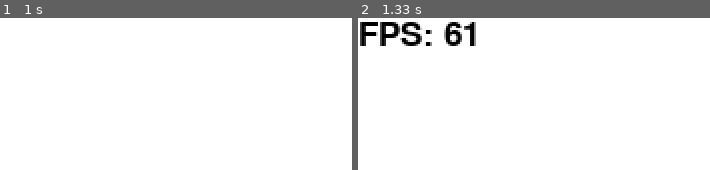
Above: before the commit, frames 1-2 (left to right).
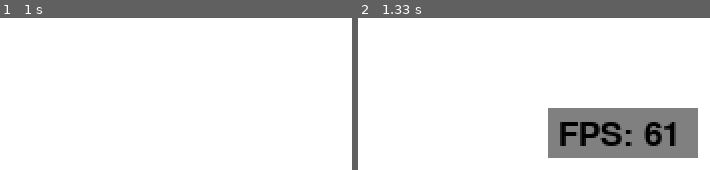
Above: after the commit, the same moments.

Repository: gentoomen/Pygame
Game: pygame game, started from PyweekContribution.py
The game is run twice, just before and just after one commit, with the same random seed, the same clock (stepped at 60 frames per second) and the same inputs. The source is Python 2; it was converted automatically to run under Python 3.
Inputs:
- Up to frame 1 (1 s): no input
- Up to frame 2 (1.33 s): no input

Frame 1 is identical in both runs. In frame 2, 17% of the frame differs, in the area x 0-97%, y 2-93%.

Commit message:
Fix FPSCounter class.

Diff:
--- a/PyweekContribution.py
+++ b/PyweekContribution.py
@@ -19,8 +19,9 @@
                 self.running = False
     def update_draw(self):
         # self.cls() # cls
-        # self.screen.blit(derp, (x, y))
-        pygame.display.flip() # draw stuff
+        # self.screen.blit(derp, (x, y)) # draw stuff
+
+        pygame.display.flip()
     def update_clock(self):
         self.clock.tick(self.fps)
 
@@ -31,7 +32,7 @@
     game.cls()
 
     while game.running:
-        fpscounter.update_draw(50, 50)
+        fpscounter.update_draw(100, 50)
         game.update_draw()
         game.update_clock()
         game.update_input()
--- a/stuff/FPSCounter.py
+++ b/stuff/FPSCounter.py
@@ -6,15 +6,18 @@
     def __init__(self, game):
         self.current = 0
         self.game = game
-        self.font = pygame.font.Font(None, 25)
+        self.font_size = 25
+        self.font = pygame.font.Font(None, self.font_size)
         self.last_time = time.time()
     def update_draw(self, x, y):
     	if not time.time() - self.last_time > 1:
         	return
-    	self.game.cls()
+        pygame.draw.rect(self.game.screen, (128, 128, 128), (x - 5, y - 5, ((len("FPS: " + str(self.current))) / 2 * self.font_size), self.font_size)) # not the best way to to this, I know...
         self.last_time = time.time()
         text = self.font.render('FPS: %d' % (self.current), True, (0, 0, 0))
         textrect = text.get_rect()
+        textrect.x = x
+        textrect.y = y
         self.game.screen.blit(text, textrect)
         self.current = 0
     def update_fps_count(self):
